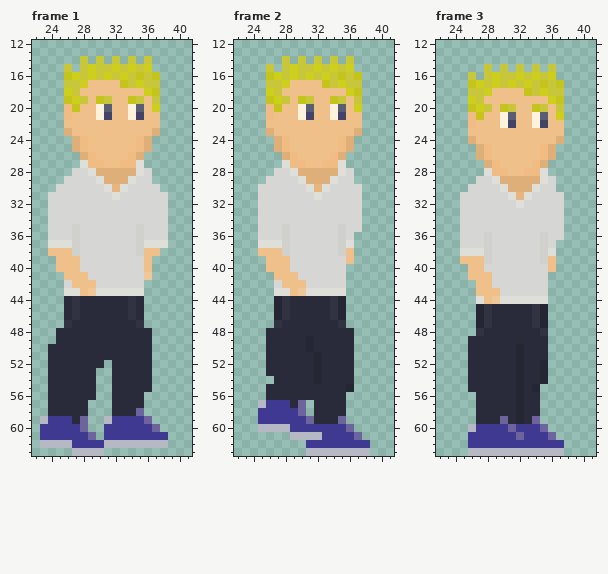
Edited in one commit: pixel-art file (Assets/art/hamilton/HamiltonEast/Bank/Characters/LineWaiter3/LineWaiter3WalkD.aseprite). The picture above was drawn from the file before the commit.
64x64 pixels, 5 frames. Colours within 5 levels of each other are drawn and written as one. Shown: frame 1: x 22..41, y 12..63; frame 2: x 22..41, y 12..63; frame 3: x 22..41, y 12..63. The commit also changed other frames, which this record leaves out.
Now the later version:
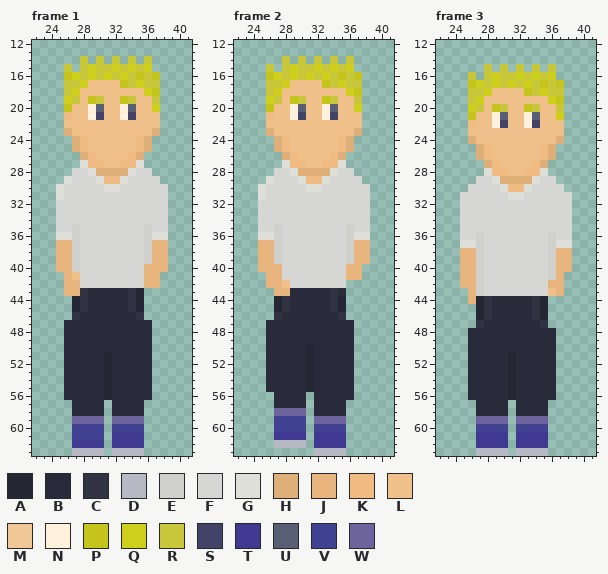
Palette (. is transparent): A #252634  B #2a2b3a  C #313242  D #b6b8c4  E #d0d0cd  F #d6d6d5  G #dfdfda  H #deaf79  J #e8b57e  K #f1bc83  L #f0c08b  M #f0c897  N #fef2dc  P #c4c41c  Q #cece1d  R #c8c63a  S #434369  T #3f3992  U #585e74  V #424292  W #6d639d
Changes in this commit:
layer "Walk D" now shown
layer "Walk R" now hidden
Changed rows in their new state; - is an unchanged pixel.
Frame 1:
first column x 26:
18 RQ--------
19 QRLPRL-PRL
20 PL-NUL-NUL
21 ---NSL-NSL
first column x 23:
28 -----------GF---
29 ---G----KKGF--F-
30 --G------GF----F
31 -.G------F------
32 -.--------------
33 -.--------------
34 -.--------------
35 -.----------FE--
36 -.GG--------FEGG
37 -.JJ--------FEJJ
38 -.JJ--------FEJJ
39 --JJE--------EJJ
40 --JJE--------JJJ
41 ---J-F-------JJ-
42 ---JJFF------JJ-
43 ---JJCBBBBBCA---
44 ---.AC------A---
45 ---.AC------A---
46 ---.-------BC---
47 ---B--------BB--
48 --.-------------
49 --.-------------
50 -..-------------
51 -..-----A-------
52 -..-----A-------
53 -..----BA-------
54 -..----BA-------
55 -..----BA-------
56 -..----BA----B--
57 -...--BB--------
58 -...--BB----B---
59 ....W-WW.WWWW.--
60 ....VVVV.VVVV..-
61 ....VVVV.----...
62 ....----.TTTT...
63 ---------DDDD---
Frame 2:
first column x 26:
18 RQ--------
19 QRLPRL-PRL
20 PL-NUL-NUL
21 ---NSL-NSL
first column x 25:
28 ---------GF---
29 -G----KKGF--F-
30 G------GF----F
31 G------F-----F
32 -------------F
33 -------------F
34 -------------F
35 --EF------FE-F
36 GGEF------FEGG
37 JJEF------FEJJ
38 JJEF------FEJJ
39 JJEF-------EJJ
40 JJJF-------JJ-
41 -JJFF------JJ-
42 -JJ-FF--------
43 --JJBBBBBCB---
46 --CB-----BC---
47 -BB-------BB--
49 ------B-------
51 ------AB------
52 ------AB------
53 ------AB------
54 -B----AB------
55 ------A----B--
56 -.----.----B--
57 ..BB-B--------
58 ..WWW---------
59 ..VVVV.WWW----
60 ..VVVV.VVVV.--
61 --TTTT.T---..-
62 --DDDD.----...
63 ------.----...
Frame 3:
first column x 26:
19 RQ--------
20 QRLPRL-PRL
21 PL-NUL-NUL
22 ---NSL-NSL
first column x 25:
29 ---------GF---
30 ------KKGF--F-
31 -------GF----F
32 -------F-----F
33 -------------F
34 -------------F
35 -------------F
36 --EF------FE-F
37 GGEF------FEGG
38 JJEF------FEJJ
39 JJEF------FEJJ
40 JJE--------EJJ
41 JJEF-------EJ-
42 JJEF-------JJ-
43 -JEFF------LJ-
44 -JACBBBBBCA---
47 --CB-----BC---
48 -BB-------BB--
49 -----------B--
50 -------B---B--
51 ------AB---B--
52 ------AB--BB--
53 ------AB--BB--
54 ------AB--BB--
55 ------AB-BBB--
56 -B----AB--BB--
57 ------.B--B---
58 ------.B--B---
59 --WWW-.WW-W---
60 -.VVVV.VVVV---
61 -.----.T---.--
62 -.----.----..-
63 -.----.----..-
